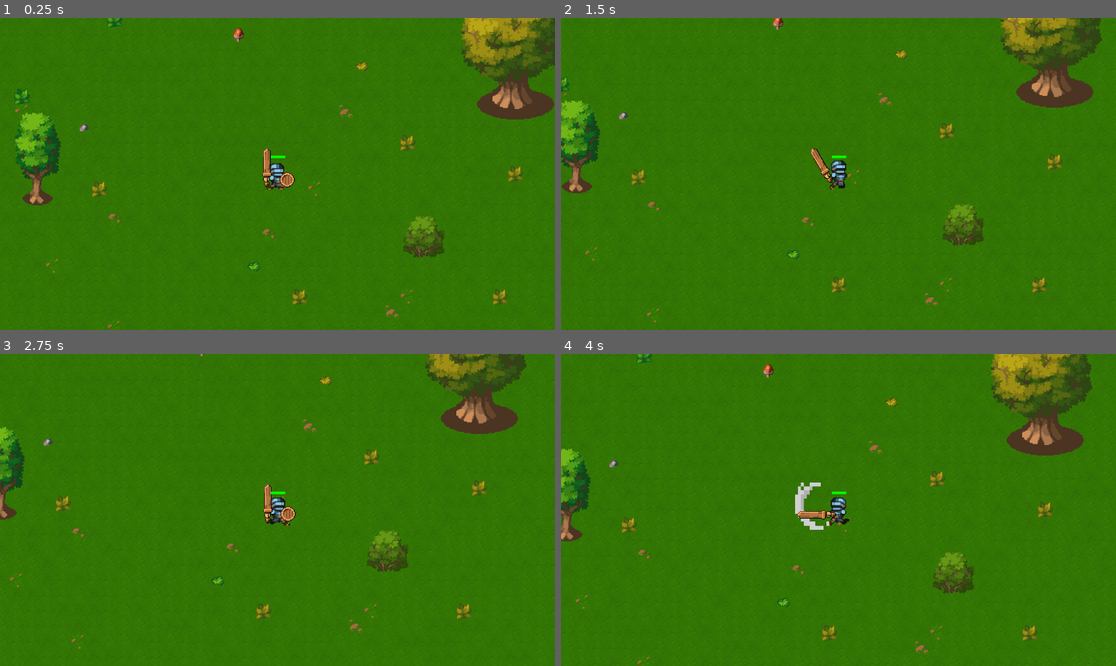
Above: before the commit, frames 1-4 (two rows, left to right).
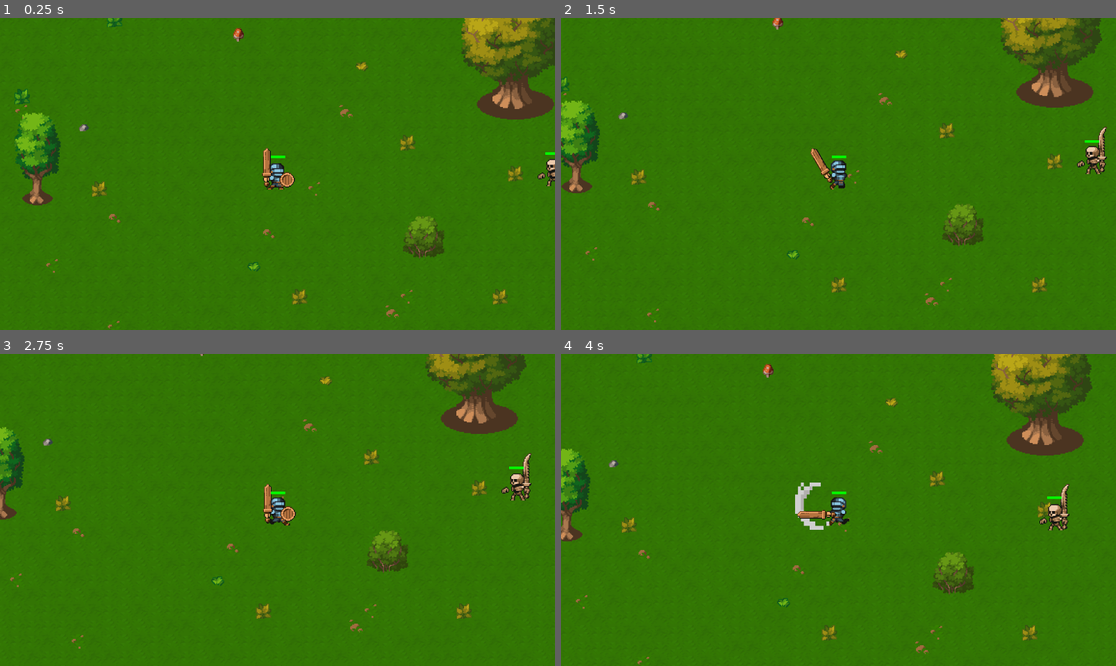
Above: after the commit, the same moments.

Repository: danielrc14/godot-web-game
Game: Godot game, scene res://scenes/main.tscn
Two runs of this game, one before a commit and one after it. Both use one fixed random seed, a clock stepped at 60 frames per second and the inputs below.
Inputs (mouse positions are in pixels of both pictures, inside the frame that each line leads up to):
- Up to frame 1 (0.25 s): no input
- Up to frame 2 (1.5 s): move the mouse to (960, 158) at 0.52 s; hold D (move_right) 0.53-1.28 s; click (960, 158) at 0.6 s; move the mouse to (727, 189) at 1.27 s; hold S (move_down) from 1.28 s (still down); click (727, 189) at 1.35 s
- Up to frame 3 (2.75 s): move the mouse to (333, 441) at 2.02 s; release S (move_down) at 2.03 s; hold D (move_right) from 2.03 s (still down); click (333, 441) at 2.1 s
- Up to frame 4 (4 s): move the mouse to (810, 572) at 2.77 s; release D (move_right) at 2.78 s; hold W (move_up) 2.78-3.53 s; click (810, 572) at 2.85 s; move the mouse to (1005, 556) at 3.52 s; hold A (move_left) from 3.53 s (still down); click (1005, 556) at 3.6 s

The runs differ from the first frame. In frame 1, 0.1% of the frame differs, in the area x 96-100%, y 42-54%; in frame 2, 0.4%, in the area x 92-99%, y 34-51%; in frame 3, 0.4%; in frame 4, 0.4%.

Commit message:
add: make enemy attack player when near

Diff:
--- a/scenes/characters/character.gd
+++ b/scenes/characters/character.gd
@@ -9,6 +9,7 @@
 @export var sprite_frames: SpriteFrames = null
 @export var max_hp: int = 0
 var hp: int = 0
+var dead = false
 
 func _ready():
 	$Body.scale.x *= direction
@@ -30,7 +31,7 @@
 	$HealthBar.set_value_no_signal(hp)
 
 func can_act():
-	return not $AnimationPlayer.current_animation in ["slash", "death", "hit"]
+	return not dead and not $AnimationPlayer.current_animation in ["slash", "death", "hit", "RESET"]
 
 func attack():
 	$AnimationPlayer.play("slash", -1, attack_speed, false)
@@ -52,14 +53,15 @@
 
 func die():
 	$AnimationPlayer.play("death")
+	dead = true
 
 func _on_animation_player_animation_finished(anim_name):
-	if anim_name == "death":
-		queue_free()
+	pass
 
 func _on_hurt_area_area_entered(area):
-	if self.scene_file_path != area.get_parent().get_parent().scene_file_path and area.name == "HitArea":
-		$AnimationPlayer.play("hit")
+	if self.scene_file_path != area.get_parent().get_parent().scene_file_path and area.name == "HitArea" and hp > 0:
+		$AnimationPlayer.play("RESET")
+		$AnimationPlayer.queue("hit")
 		hp -= 10
 		$HealthBar.set_value_no_signal(hp)
 		if hp <= 0:
--- a/scenes/characters/enemy.gd
+++ b/scenes/characters/enemy.gd
@@ -1,32 +1,54 @@
 extends Character
 
 @export var max_enemy_hp: int = 30
-@export var enemy_speed: int = 100
+@export var enemy_speed: int = 80
+@export var enemy_attack_speed: float = 1.4
+@export var distance_to_attack: float = 50
+@export var attack_cooldown: float = 1.5
 var followed_player: Node2D = null
+var attack_on_cooldown: bool = false
 
 
 func _ready():
 	max_hp = max_enemy_hp
 	speed = enemy_speed
+	attack_speed = enemy_attack_speed
 	super()
 
 
 func _physics_process(delta):
 	if can_act():
 		var movement_vector = Vector2.ZERO
-		if followed_player:
-			if followed_player.position.x > position.x + 5:
-				movement_vector.x += 1
-			elif followed_player.position.x < position.x - 5:
-				movement_vector.x -= 1
-			if followed_player.position.y > position.y + 5:
-				movement_vector.y += 1
-			elif followed_player.position.y < position.y - 5:
-				movement_vector.y -= 1
-			print("player: " + str(followed_player.position.x) + ", " + str(followed_player.position.y))
-			print("enemy: " + str(position.x) + ", " + str(position.y))
+		var will_attack = false
+		if followed_player and not followed_player.dead:
+			var position_vector = Vector2()
+			var distance_to_player = Vector2(position.x, position.y).distance_to(Vector2(
+				followed_player.position.x,
+				followed_player.position.y
+			))
+			if distance_to_player > distance_to_attack:
+				if followed_player.position.x > position.x + 5:
+					movement_vector.x += 1
+				elif followed_player.position.x < position.x - 5:
+					movement_vector.x -= 1
+				if followed_player.position.y > position.y + 5:
+					movement_vector.y += 1
+				elif followed_player.position.y < position.y - 5:
+					movement_vector.y -= 1
+			else:
+				will_attack = true
 
 		move(movement_vector, delta)
+		if will_attack:
+			enemy_attack()
+
+
+func enemy_attack():
+	if not attack_on_cooldown:
+		attack()
+		attack_on_cooldown = true
+		await get_tree().create_timer(attack_cooldown).timeout
+		attack_on_cooldown = false
 
 
 func _on_detection_area_area_entered(area):
@@ -35,5 +57,10 @@
 
 
 func _on_detection_area_area_exited(area):
-	if area.get_parent().get_parent().name == "Player":
+	if area.name == "HurtArea" and area.get_parent().get_parent().name == "Player":
 		followed_player = null
+
+
+func _on_animation_player_animation_finished(anim_name):
+	if anim_name == "death":
+		queue_free()
--- a/scenes/characters/enemy.tscn
+++ b/scenes/characters/enemy.tscn
@@ -11,12 +11,15 @@
 shader_parameter/hit_opacity = 0.0
 
 [sub_resource type="CircleShape2D" id="CircleShape2D_jmoo4"]
-radius = 135.504
+radius = 203.158
 
 [node name="Enemy" instance=ExtResource("1_obi7s")]
 script = ExtResource("2_fkyj0")
 max_enemy_hp = 30
-enemy_speed = 100
+enemy_speed = 80
+enemy_attack_speed = 1.4
+distance_to_attack = 50.0
+attack_cooldown = 1.5
 
 [node name="Body" parent="." index="0"]
 material = SubResource("ShaderMaterial_xrs4i")
--- a/scenes/characters/player.gd
+++ b/scenes/characters/player.gd
@@ -9,8 +9,8 @@
 var player_velocity_vector = Vector2.ZERO
 
 func _ready():
+	max_hp = max_player_hp
 	super()
-	max_hp = max_player_hp
 	if is_remote_player:
 		remove_child($Camera)
 	else:
@@ -48,6 +48,7 @@
 	if self.scene_file_path != area.get_parent().get_parent().scene_file_path and area.name == "HurtArea":
 		camera_shake.emit()
 
+
 func _on_hurt_area_area_entered(area):
 	super(area)
 	if !is_remote_player and self.name != area.get_parent().get_parent().name and area.name == "HitArea":
--- a/scenes/main.tscn
+++ b/scenes/main.tscn
@@ -18,9 +18,9 @@
 script = ExtResource("14_swmcw")
 
 [node name="Enemy" parent="." instance=ExtResource("2_d7o8x")]
-position = Vector2(883, 161)
+position = Vector2(654, 1349)
 motion_mode = 1
-enemy_speed = 100
+enemy_speed = 80
 direction = -1
 left_weapon_class = ExtResource("5_ekkyr")
 sprite_frames = ExtResource("7_fiv8a")
@@ -28,8 +28,7 @@
 [node name="Enemy2" parent="." instance=ExtResource("2_d7o8x")]
 position = Vector2(960, 512)
 motion_mode = 1
-max_enemy_hp = 50
-enemy_speed = 100
+enemy_speed = 80
 direction = -1
 left_weapon_class = ExtResource("5_jfgcv")
 right_weapon_class = ExtResource("8_fav25")
@@ -38,7 +37,7 @@
 [node name="Enemy3" parent="." instance=ExtResource("2_d7o8x")]
 position = Vector2(784, 426)
 motion_mode = 1
-enemy_speed = 100
+enemy_speed = 80
 direction = -1
 left_weapon_class = ExtResource("10_h47hm")
 right_weapon_class = ExtResource("6_jsv0d")
